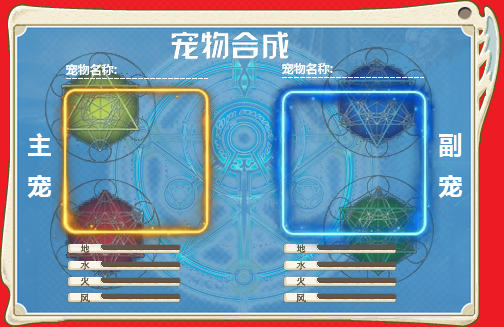
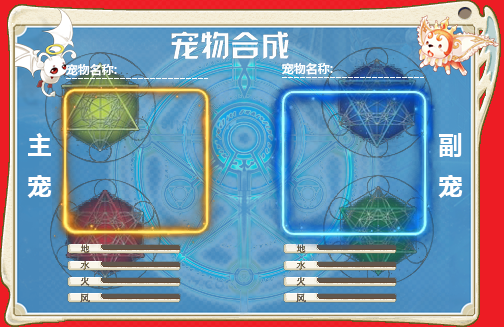
Two versions of the same layered image (504x327). Layer-by-layer changes:
renamed "图层 19" to "图层 36", showed it, moved it above "图层 35", painted on it over left=15, top=15, right=499, bottom=107
renamed "图层 24" to "图层 35", showed it, painted on it over left=15, top=7, right=77, bottom=107
